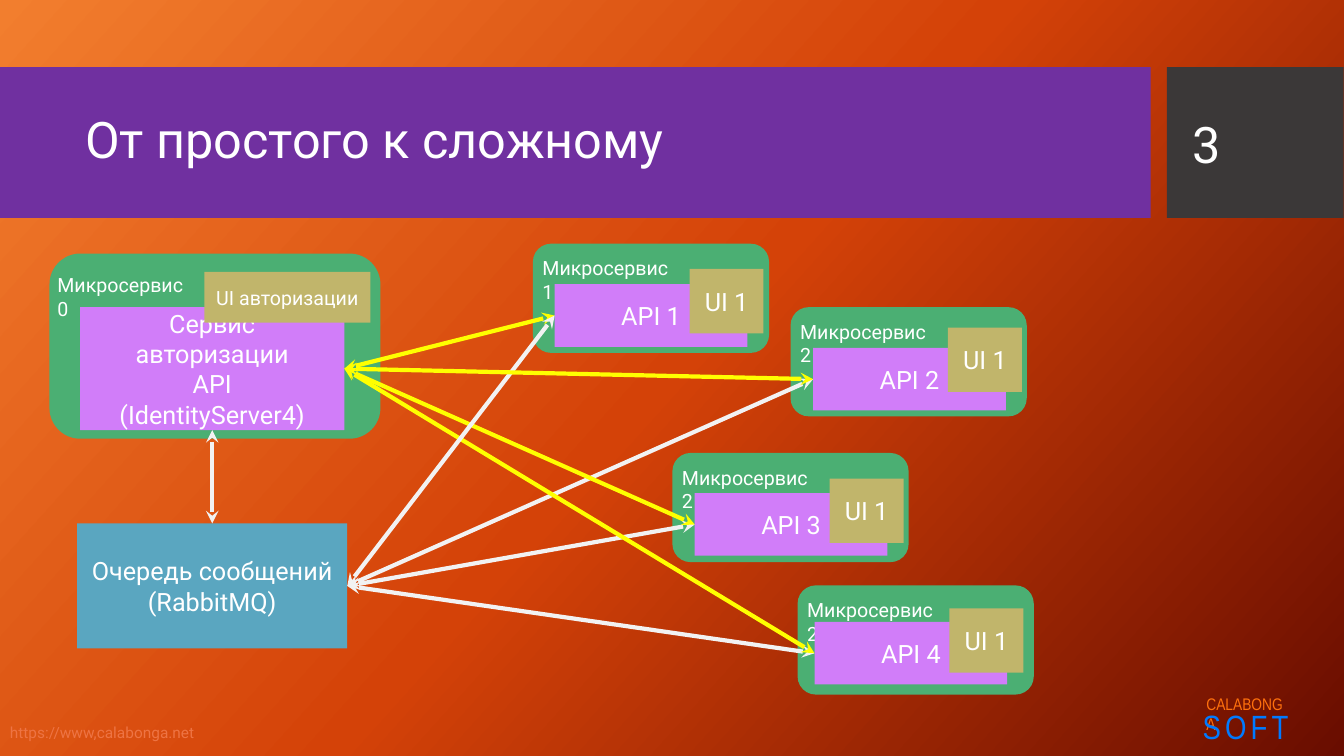
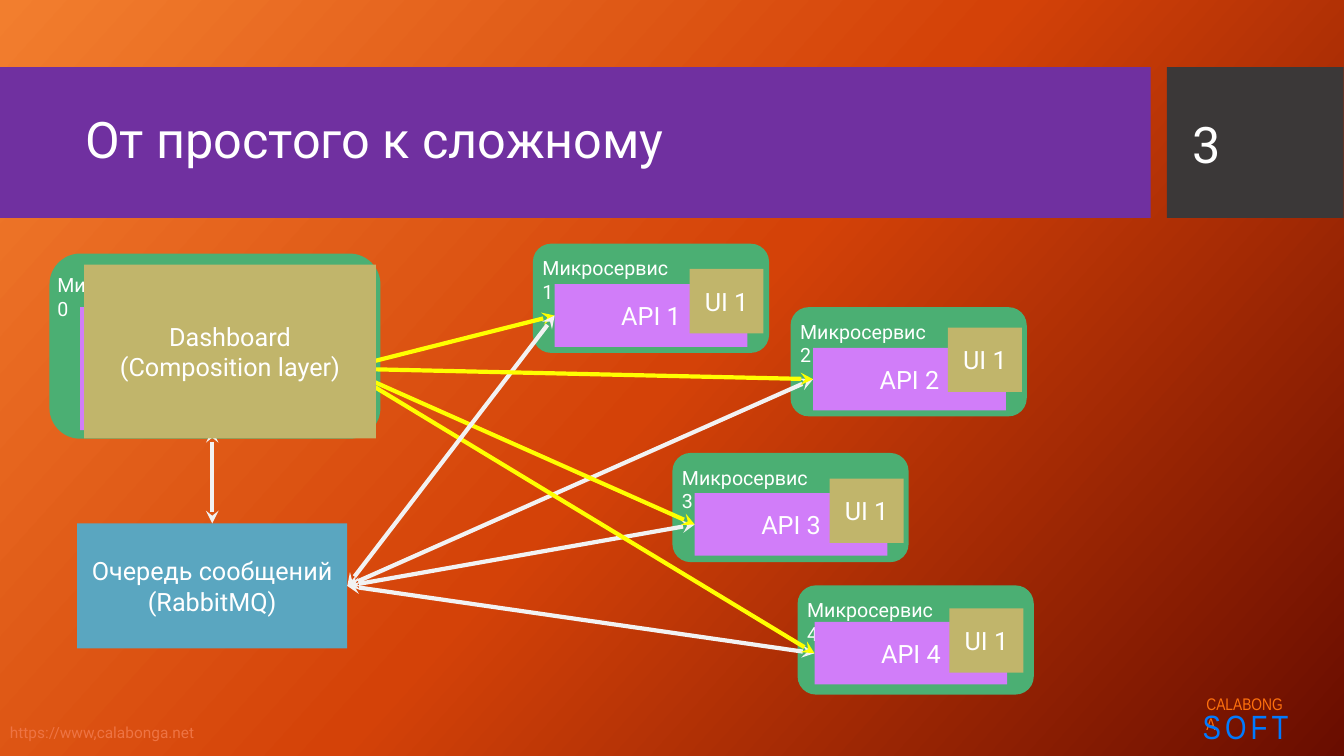
Before and after one commit to Calabonga/Microservice-Template, a slide deck: slide 3 of Presentation/Microservices2.pptx. Drawn at 1344x756 pixels with LibreOffice and Linux fonts; fonts in the diff are those of the drawing; background and template pictures are left out. Boxes give left, top, right and bottom in pixels: in the first picture for what was removed or moved away, otherwise in the second. Text is boxed around its words. In the diff, an @@ line names an element or a change of style, - is before the commit and + after.

```diff
--- a/Presentation/Microservices2.pptx
+++ b/Presentation/Microservices2.pptx
@@ rectangle added at (84,264,375,439), fill #C1B56B, 18 pt, text #FFFFFF @@
+Dashboard
+(Composition layer)
@@ rectangle removed at (205,272,371,323) @@
-UI авторизации
@@ text "Сервис авторизации" rewrapped from (80,308,344,431) to (136,327,289,376) @@
@@ text at (682,471,808,508): text changed @@
-Микросервис 2
+Микросервис 3
@@ text at (807,603,933,647): text changed @@
-Микросервис 2
+Микросервис 4
```
Also in this commit, not shown: 2 other slides changed, 4 slides added, 1 slide removed, 7 other files.
